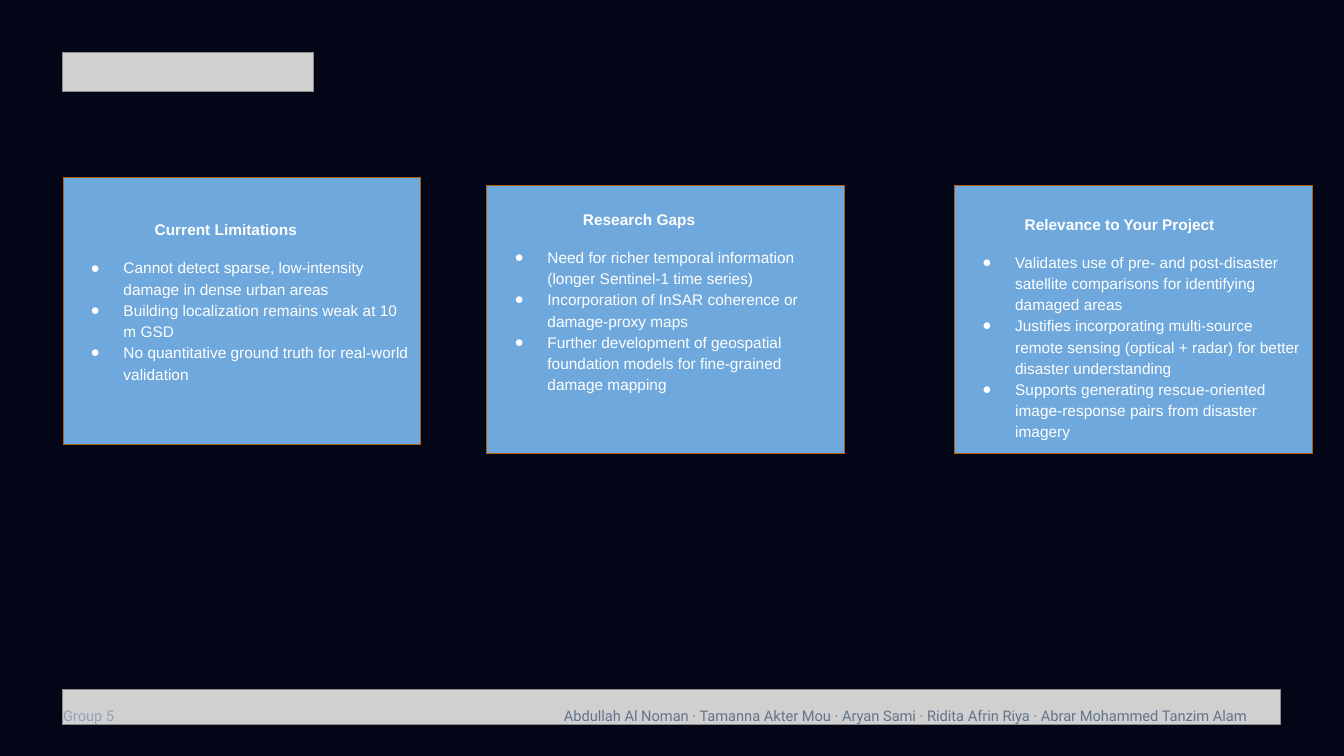
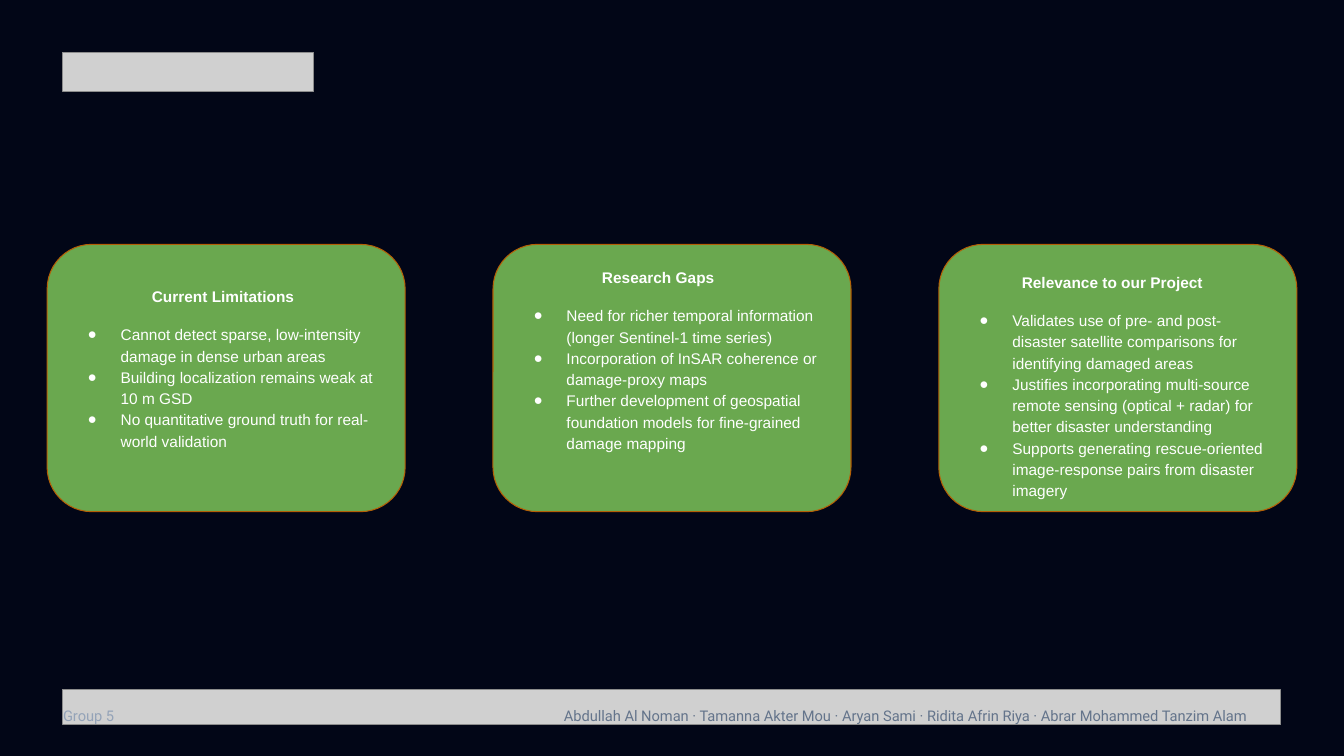
Before and after one commit to SmashNdashH/CSE499A.15-Msrb-, a slide deck: slide 17 of others/Literature Review_ Post-Disaster Rescue Guidance.pptx (slide 16 before the commit). Drawn at 1344x756 pixels with LibreOffice and Linux fonts; fonts in the diff are those of the drawing; grey boxes stand for pictures. Boxes give left, top, right and bottom in pixels: in the first picture for what was removed or moved away, otherwise in the second. Text is boxed around its words. In the diff, an @@ line names an element or a change of style, - is before the commit and + after.

```diff
--- a/others/Literature Review_ Post-Disaster Rescue Guidance.pptx
+++ b/others/Literature Review_ Post-Disaster Rescue Guidance.pptx
@@ rounded rectangle "Current Limitations": place and size @@
-rounded rectangle "Current Limitations" at (63,177,420,445)
+rounded rectangle "Current Limitations" at (47,244,405,511)
@@ rounded rectangle "Research Gaps": place and size @@
-rounded rectangle "Research Gaps" at (487,186,845,453)
+rounded rectangle "Research Gaps" at (493,244,851,511)
@@ rectangle to rounded rectangle; fill #6FA8DC to #6AA84F in 3 elements at (493,244,851,511), (47,244,405,511), (939,244,1297,511) @@
@@ rounded rectangle "Relevance to our Project": place and size @@
-rounded rectangle "Relevance to our Project" at (955,186,1313,453)
+rounded rectangle "Relevance to our Project" at (939,244,1297,511)
@@ text in rounded rectangle at (1022,277,1202,291): text changed @@
-Relevance to Your Project
+Relevance to our Project
```
Also in this commit, not shown: 4 other slides changed, 1 slide added.
